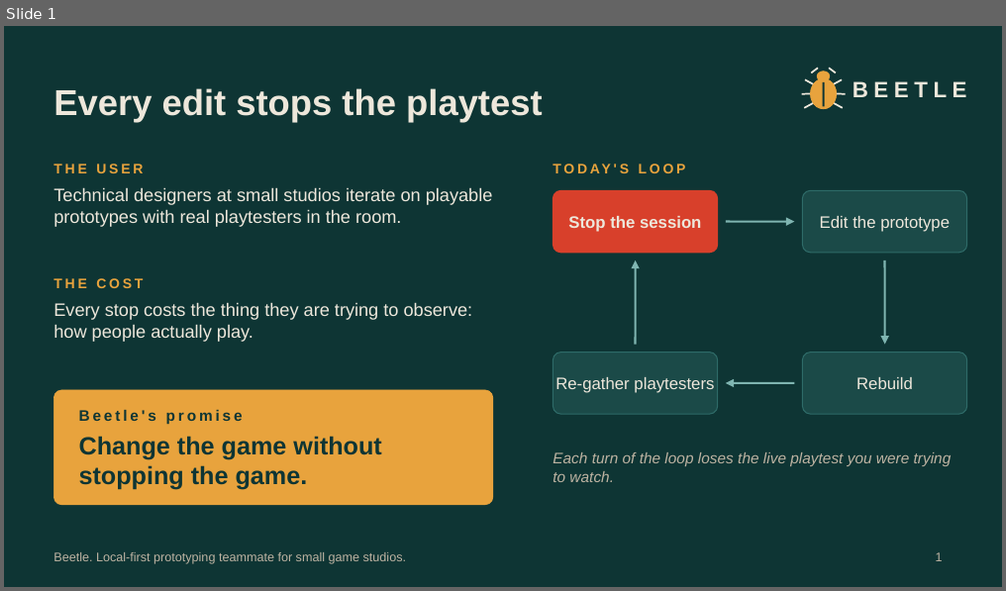
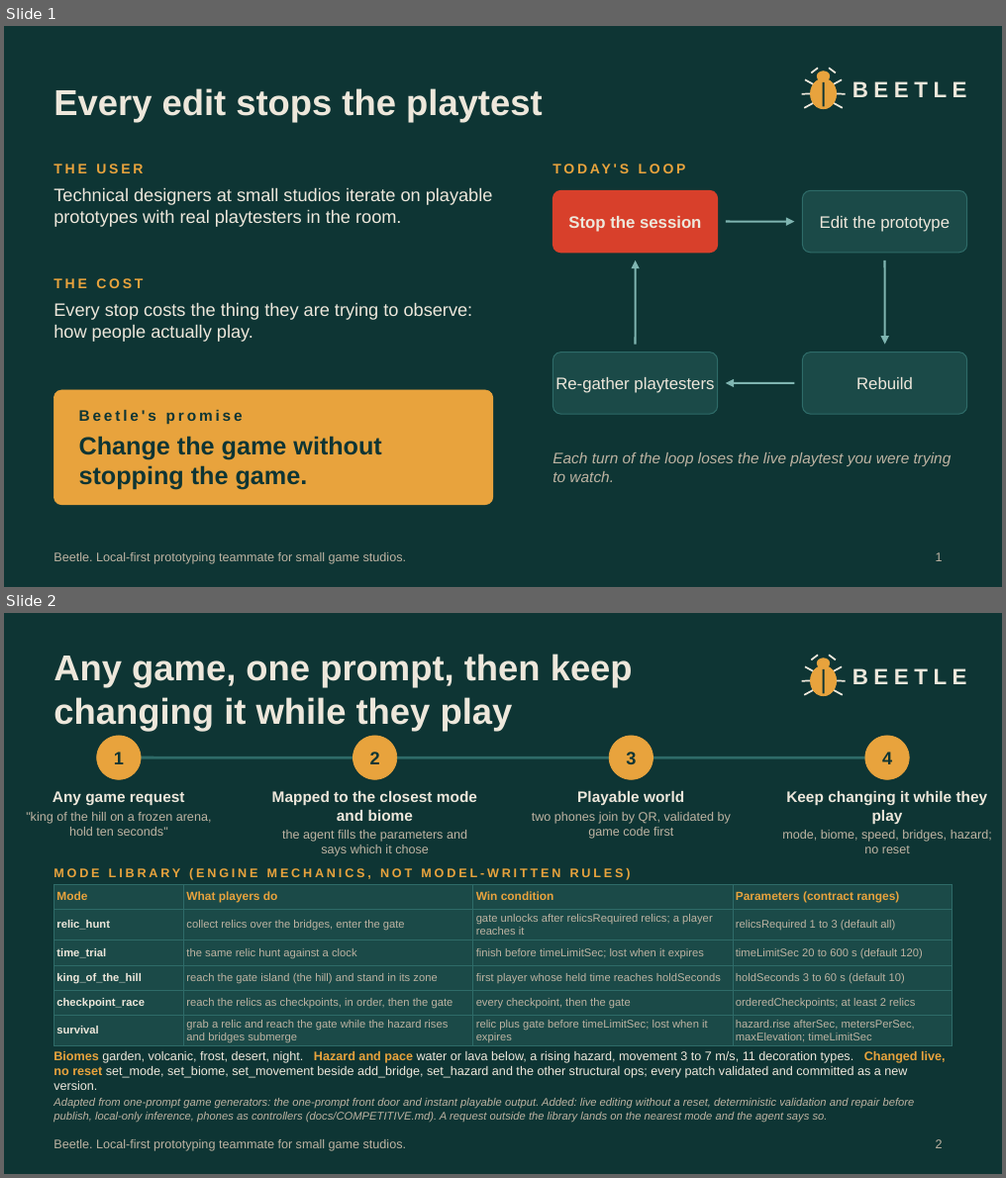
Before and after one commit to bean-1129/Beetle, a slide deck: docs/pitch/Beetle-pitch.pptx. Shown one above the other, each under a label of ours: slide 1 before the commit, slides 1 and 2 after it. The pictures are 1006x591 and 1006x1178 pixels, drawn with LibreOffice and Linux fonts; fonts in the diff are those of the drawing. Boxes give left, top, right and bottom in pixels: in the first picture for what was removed or moved away, otherwise in the second. Text is boxed around its words. In the diff, an @@ line names an element or a change of style, - is before the commit and + after.

Commit message:
Docs: game generator framing, mode library, competitive framework, deck rebuilt

```diff
--- a/docs/pitch/Beetle-pitch.pptx
+++ b/docs/pitch/Beetle-pitch.pptx
@@ slide 2 added at (x1=4, y1=613, x2=1002, y2=1174), background #0E3534; not listed: 1 template element that a slide beside it also shows @@
@@ title added at (x1=54, y1=654, x2=633, y2=732), 26 pt, text #EDE7DB, bold @@
+Any game, one prompt, then keep changing it while they play
@@ line added from (814, 671) to (805, 666), #EDE7DB 1.25 pt @@
@@ ellipse added at (x1=810, y1=665, x2=837, y2=696), fill #E8A33D, outline #E8A33D 0.5 pt @@
@@ line added from (811, 660) to (819, 655), #EDE7DB 1.25 pt @@
@@ ellipse added at (x1=818, y1=658, x2=831, y2=667), fill #E8A33D, outline #E8A33D 0.5 pt @@
@@ line added from (824, 669) to (824, 694), #0E3534 1.5 pt @@
@@ line added from (829, 655) to (836, 660), #EDE7DB 1.25 pt @@
@@ line added from (833, 671) to (842, 666), #EDE7DB 1.25 pt @@
@@ text added at (x1=852, y1=668, x2=967, y2=684), 16 pt, text #EDE7DB, bold @@
+BEETLE
@@ line added from (811, 681) to (801, 681), #EDE7DB 1.25 pt @@
@@ line added from (813, 690) to (804, 695), #EDE7DB 1.25 pt @@
@@ line added from (834, 690) to (843, 695), #EDE7DB 1.25 pt @@
@@ line added from (836, 681) to (846, 681), #EDE7DB 1.25 pt @@
@@ ellipse added at (x1=97, y1=736, x2=141, y2=779), fill #E8A33D, outline #E8A33D 0.5 pt @@
@@ text added at (x1=114, y1=752, x2=124, y2=764), 13 pt, text #0E3534, bold @@
+1
@@ line added from (119, 758) to (887, 758), #2E6B68 2 pt @@
@@ ellipse added at (x1=353, y1=736, x2=397, y2=779), fill #E8A33D, outline #E8A33D 0.5 pt @@
@@ text added at (x1=370, y1=752, x2=380, y2=764), 13 pt, text #0E3534, bold @@
+2
@@ ellipse added at (x1=609, y1=736, x2=652, y2=779), fill #E8A33D, outline #E8A33D 0.5 pt @@
@@ text added at (x1=626, y1=752, x2=636, y2=764), 13 pt, text #0E3534, bold @@
+3
@@ ellipse added at (x1=865, y1=736, x2=909, y2=779), fill #E8A33D, outline #E8A33D 0.5 pt @@
@@ text added at (x1=882, y1=752, x2=892, y2=764), 13 pt, text #0E3534, bold @@
+4
@@ text added at (x1=26, y1=791, x2=212, y2=836), 9 pt, text #BDB3A2 @@
+Any game request
+"king of the hill on a frozen arena, hold ten seconds"
@@ text added at (x1=272, y1=791, x2=477, y2=857), 9 pt, text #BDB3A2 @@
+Mapped to the closest mode and biome
+the agent fills the parameters and says which it chose
@@ text added at (x1=532, y1=791, x2=731, y2=839), 9 pt, text #BDB3A2 @@
+Playable world
+two phones join by QR, validated by game code first
@@ text added at (x1=782, y1=791, x2=992, y2=854), 9 pt, text #BDB3A2 @@
+Keep changing it while they play
+mode, biome, speed, bridges, hazard; no reset
@@ text added at (x1=54, y1=868, x2=631, y2=880), 9 pt, text #E8A33D, bold @@
+MODE LIBRARY (ENGINE MECHANICS, NOT MODEL-WRITTEN RULES)
@@ table added at (x1=54, y1=884, x2=952, y2=1047), 6 rows, 4 columns @@
+Mode | What players do | Win condition | Parameters (contract ranges)
+relic_hunt | collect relics over the bridges, enter the gate | gate unlocks after relicsRequired relics; a player reaches it | relicsRequired 1 to 3 (default all)
+time_trial | the same relic hunt against a clock | finish before timeLimitSec; lost when it expires | timeLimitSec 20 to 600 s (default 120)
+king_of_the_hill | reach the gate island (the hill) and stand in its zone | first player whose held time reaches holdSeconds | holdSeconds 3 to 60 s (default 10)
+checkpoint_race | reach the relics as checkpoints, in order, then the gate | every checkpoint, then the gate | orderedCheckpoints; at least 2 relics
+survival | grab a relic and reach the gate while the hazard rises and bridges submerge | relic plus gate before timeLimitSec; lost when it expires | hazard.rise afterSec, metersPerSec, maxElevation; timeLimitSec
@@ text added at (x1=54, y1=1052, x2=945, y2=1090), 9 pt, text #EDE7DB @@
+Biomes garden, volcanic, frost, desert, night. Hazard and pace water or lava below, a rising hazard, movement 3 to 7 m/s, 11 decoration types. Changed live, no reset set_mode, set_biome, set_movement beside add_bridge, set_hazard and the other structural ops; every patch validated and committed as a new version.
@@ text added at (x1=54, y1=1098, x2=915, y2=1122), 8 pt, text #BDB3A2, italic @@
+Adapted from one-prompt game generators: the one-prompt front door and instant playable output. Added: live editing without a reset, deterministic validation and repair before publish, local-only inference, phones as controllers (docs/COMPETITIVE.md). A request outside the library lands on the nearest mode and the agent says so.
@@ page number added at (x1=936, y1=1140, x2=943, y2=1149), 9 pt, text #BDB3A2 @@
+2
```
Also in this commit, not shown: 2 slides changed, 1 slide removed, 9 other files.
